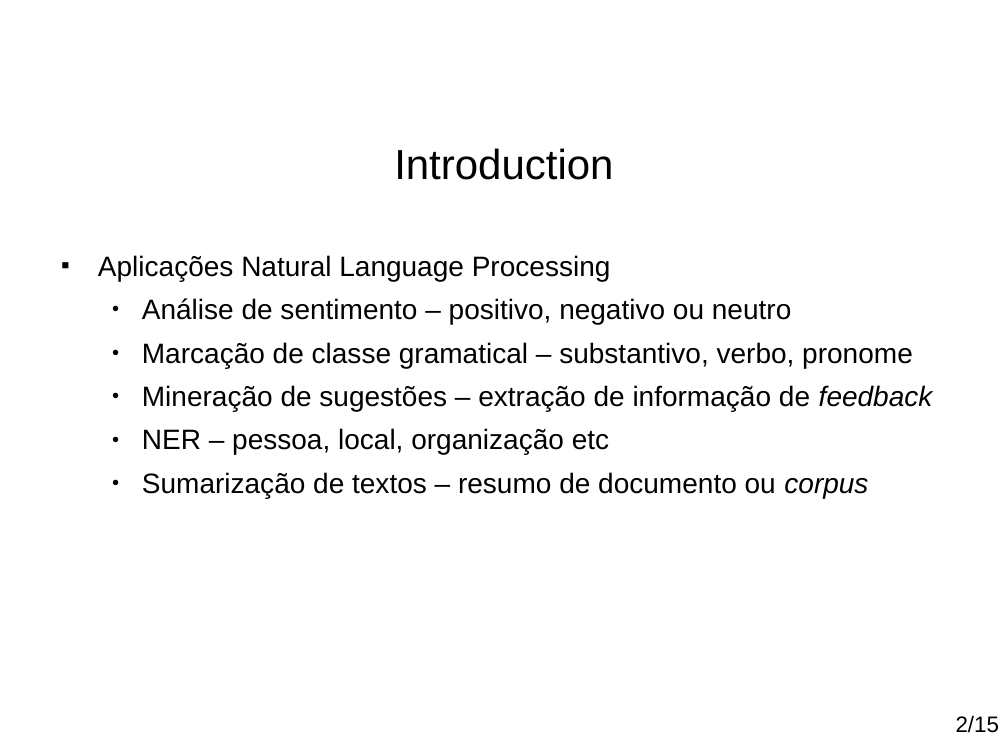
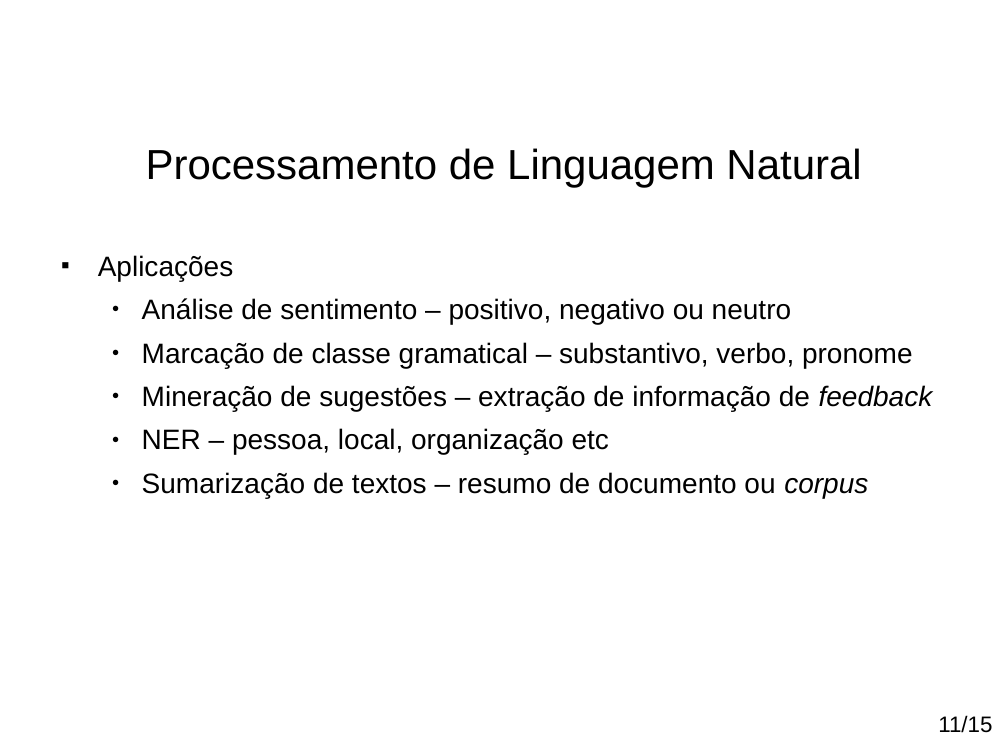
Before and after one commit to paulohq/apresentacao-NLP, a slide deck: slide 12 of apresentacao-mineracao-de-sugestoes.ppt (slide 11 before the commit). Drawn at 1008x756 pixels with LibreOffice and Linux fonts; fonts in the diff are those of the drawing; background and template pictures are left out. Boxes give left, top, right and bottom in pixels: in the first picture for what was removed or moved away, otherwise in the second. Text is boxed around its words. In the diff, an @@ line names an element or a change of style, - is before the commit and + after.

```diff
--- a/apresentacao-mineracao-de-sugestoes.ppt
+++ b/apresentacao-mineracao-de-sugestoes.ppt
@@ title at bbox=[146, 148, 861, 188]: text changed @@
-Introduction
+Processamento de Linguagem Natural
@@ text at bbox=[98, 255, 234, 281]: text changed @@
-■ Aplicações Natural Language Processing
+■ Aplicações
@@ text at bbox=[938, 715, 992, 733]: text changed @@
-2/15
+11/15
```
Also in this commit, not shown: 20 other slides changed, 4 slides added, 4 slides removed, 3 other files.
